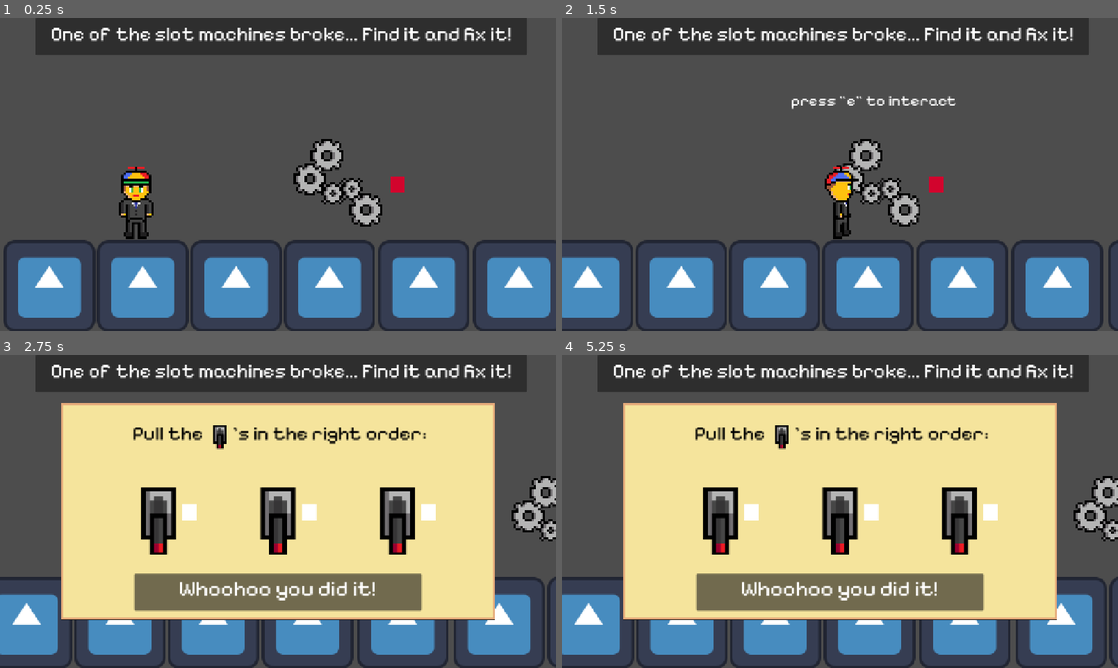
Above: before the commit, frames 1-4 (two rows, left to right).
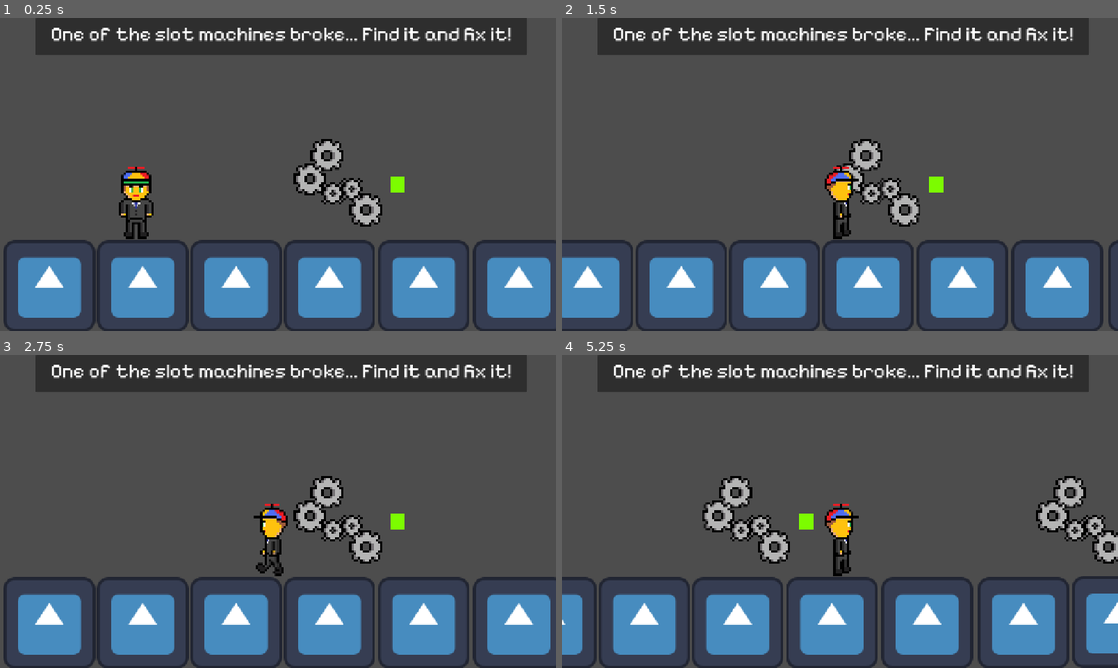
Above: after the commit, the same moments.

Repository: Chrisieee/very-serious-game
Game: Godot game, scene res://scenes/level_1.tscn
Same seed, same stepped clock (60 frames per second), same inputs: the game is played once before the commit and once after it. The engine's default icon, where the game draws it, is replaced by a stand-in: a white triangle on a blue panel in a dark square.
Inputs:
- Up to frame 1 (0.25 s): no input
- Up to frame 2 (1.5 s): hold D (right) from 0.53 s (still down); tap E (interact) at 0.6, 1.35 s
- Up to frame 3 (2.75 s): tap E (interact) at 2, 2.1 s; release D (right) at 2.03 s; hold A (left) from 2.03 s (still down)
- Up to frame 4 (5.25 s): tap E (interact) at 2.75, 2.85, 3.5, 3.6, 4.25, 4.35, 5, 5.1 s; release A (left) at 2.78 s; hold D (right) 2.78-4.28 s; hold A (left) 4.28-5.03 s; hold D (right) from 5.03 s (still down)

The runs differ from the first frame. In frame 1, 0.1% of the frame differs, in the area x 70-73%, y 50-56%; in frame 2, 0.5%; in frame 3, 62%; in frame 4, 65%, in the area x 0-100%, y 15-100%.

Commit message:
Draden minigame werkt!

Diff:
--- a/parts/win_popup.tscn
+++ b/parts/win_popup.tscn
@@ -31,5 +31,5 @@
 [node name="RichTextLabel" type="RichTextLabel" parent="MarginContainer" unique_id=95739605]
 layout_mode = 2
 bbcode_enabled = true
-text = "[font_size=50]Whoohoo you did it!"
+text = "[font_size=50]You fixed the slot machine!"
 horizontal_alignment = 1
--- a/scenes/level_1.tscn
+++ b/scenes/level_1.tscn
@@ -1,6 +1,5 @@
 [gd_scene format=3 uid="uid://b7wpa27d27wsh"]
 
-[ext_resource type="Script" uid="uid://c40k20q5b6r6v" path="res://scripts/level_1.gd" id="1_4nkto"]
 [ext_resource type="PackedScene" uid="uid://d2h0o4hste43r" path="res://parts/player.tscn" id="1_014kd"]
 [ext_resource type="PackedScene" uid="uid://b0vnlhsyvpw4g" path="res://parts/gears.tscn" id="2_bswci"]
 [ext_resource type="Script" uid="uid://mcy5npn5bpup" path="res://scripts/minigame_container.gd" id="3_rus8k"]
@@ -12,7 +11,6 @@
 size = Vector2(218.5, 211)
 
 [node name="level1" type="Node2D" unique_id=2074154245]
-script = ExtResource("1_4nkto")
 
 [node name="gears3" parent="." unique_id=1277832161 instance=ExtResource("2_bswci")]
 position = Vector2(2420, 480)
--- a/scenes/minigames/gear_minigame.tscn
+++ b/scenes/minigames/gear_minigame.tscn
@@ -29,5 +29,6 @@
 horizontal_alignment = 1
 
 [node name="winPopup" parent="Window" unique_id=1499180358 instance=ExtResource("2_7tmqv")]
+visible = false
 offset_top = -106.0
 offset_bottom = -21.0
--- a/scenes/minigames/lever_minigame.tscn
+++ b/scenes/minigames/lever_minigame.tscn
@@ -108,5 +108,6 @@
 horizontal_alignment = 1
 
 [node name="winPopup" parent="Window" unique_id=1499180358 instance=ExtResource("6_hr7dq")]
+visible = false
 offset_top = -106.0
 offset_bottom = -21.0
--- a/scenes/minigames/plug_minigame.tscn
+++ b/scenes/minigames/plug_minigame.tscn
@@ -29,5 +29,6 @@
 horizontal_alignment = 1
 
 [node name="winPopup" parent="Window" unique_id=1499180358 instance=ExtResource("2_80ipq")]
+visible = false
 offset_top = -106.0
 offset_bottom = -21.0
--- a/scenes/minigames/wire_minigame.tscn
+++ b/scenes/minigames/wire_minigame.tscn
@@ -3,6 +3,11 @@
 [ext_resource type="Script" uid="uid://c7cf66cuj55fw" path="res://scripts/wire_minigame.gd" id="1_j35fn"]
 [ext_resource type="Texture2D" uid="uid://b36djhn8xihgn" path="res://src/images/screen.png" id="1_rasex"]
 [ext_resource type="PackedScene" uid="uid://1ivogitwgck0" path="res://parts/win_popup.tscn" id="2_rasex"]
+[ext_resource type="Script" uid="uid://brm0voaepam6f" path="res://scripts/wire_end_left.gd" id="4_qctsc"]
+[ext_resource type="Script" uid="uid://b5lcwvm1ki07w" path="res://scripts/wire_end_right.gd" id="5_xa282"]
+
+[sub_resource type="LabelSettings" id="LabelSettings_xa282"]
+font_size = 20
 
 [node name="wire_minigame" type="Node2D" unique_id=388543699]
 script = ExtResource("1_j35fn")
@@ -25,9 +30,190 @@
 offset_right = 996.0
 offset_bottom = 117.0
 bbcode_enabled = true
-text = "[color=black][font_size=45] ?"
-horizontal_alignment = 1
+text = "[color=black][font_size=45] Connect the wires"
+horizontal_alignment = 1
+
+[node name="leftWireEnds" type="Control" parent="Window" unique_id=709011566]
+layout_mode = 3
+anchors_preset = 0
+offset_left = 225.0
+offset_right = 265.0
+offset_bottom = 40.0
+
+[node name="wireEnd" type="TextureButton" parent="Window/leftWireEnds" unique_id=2087466633]
+layout_mode = 0
+offset_top = 150.0
+offset_right = 40.0
+offset_bottom = 190.0
+script = ExtResource("4_qctsc")
+
+[node name="ColorRect" type="ColorRect" parent="Window/leftWireEnds/wireEnd" unique_id=1998408919]
+layout_mode = 1
+offset_right = 40.0
+offset_bottom = 40.0
+mouse_filter = 2
+
+[node name="Marker2D" type="Marker2D" parent="Window/leftWireEnds/wireEnd" unique_id=862331912]
+position = Vector2(20, 20)
+
+[node name="Label" type="Label" parent="Window/leftWireEnds/wireEnd" unique_id=268309224]
+layout_mode = 1
+anchors_preset = 15
+anchor_right = 1.0
+anchor_bottom = 1.0
+grow_horizontal = 2
+grow_vertical = 2
+text = "X"
+label_settings = SubResource("LabelSettings_xa282")
+horizontal_alignment = 1
+vertical_alignment = 1
+
+[node name="wireEnd2" type="TextureButton" parent="Window/leftWireEnds" unique_id=924912343]
+layout_mode = 0
+offset_top = 225.0
+offset_right = 40.0
+offset_bottom = 265.0
+script = ExtResource("4_qctsc")
+
+[node name="ColorRect" type="ColorRect" parent="Window/leftWireEnds/wireEnd2" unique_id=1400471933]
+layout_mode = 1
+offset_right = 40.0
+offset_bottom = 40.0
+mouse_filter = 2
+
+[node name="Marker2D" type="Marker2D" parent="Window/leftWireEnds/wireEnd2" unique_id=309437803]
+position = Vector2(20, 20)
+
+[node name="Label" type="Label" parent="Window/leftWireEnds/wireEnd2" unique_id=1172223734]
+layout_mode = 1
+anchors_preset = 15
+anchor_right = 1.0
+anchor_bottom = 1.0
+grow_horizontal = 2
+grow_vertical = 2
+text = "X"
+label_settings = SubResource("LabelSettings_xa282")
+horizontal_alignment = 1
+vertical_alignment = 1
+
+[node name="wireEnd3" type="TextureButton" parent="Window/leftWireEnds" unique_id=2010495096]
+layout_mode = 0
+offset_top = 300.0
+offset_right = 40.0
+offset_bottom = 340.0
+script = ExtResource("4_qctsc")
+
+[node name="ColorRect" type="ColorRect" parent="Window/leftWireEnds/wireEnd3" unique_id=1150373126]
+layout_mode = 1
+offset_right = 40.0
+offset_bottom = 40.0
+mouse_filter = 2
+
+[node name="Marker2D" type="Marker2D" parent="Window/leftWireEnds/wireEnd3" unique_id=994459356]
+position = Vector2(20, 20)
+
+[node name="Label" type="Label" parent="Window/leftWireEnds/wireEnd3" unique_id=494267380]
+layout_mode = 1
+anchors_preset = 15
+anchor_right = 1.0
+anchor_bottom = 1.0
+grow_horizontal = 2
+grow_vertical = 2
+text = "X"
+label_settings = SubResource("LabelSettings_xa282")
+horizontal_alignment = 1
+vertical_alignment = 1
+
+[node name="rightWireEnds" type="Control" parent="Window" unique_id=1521073040]
+layout_mode = 3
+anchors_preset = 0
+offset_left = 725.0
+offset_right = 765.0
+offset_bottom = 40.0
+
+[node name="wireEnd" type="TextureButton" parent="Window/rightWireEnds" unique_id=966880182]
+layout_mode = 0
+offset_top = 150.0
+offset_right = 40.0
+offset_bottom = 190.0
+script = ExtResource("5_xa282")
+
+[node name="ColorRect" type="ColorRect" parent="Window/rightWireEnds/wireEnd" unique_id=379188318]
+layout_mode = 1
+offset_right = 40.0
+offset_bottom = 40.0
+mouse_filter = 2
+
+[node name="Marker2D" type="Marker2D" parent="Window/rightWireEnds/wireEnd" unique_id=1496465227]
+position = Vector2(20, 20)
+
+[node name="Label" type="Label" parent="Window/rightWireEnds/wireEnd" unique_id=396341645]
+layout_mode = 1
+anchors_preset = 15
+anchor_right = 1.0
+anchor_bottom = 1.0
+grow_horizontal = 2
+grow_vertical = 2
+text = "X"
+label_settings = SubResource("LabelSettings_xa282")
+horizontal_alignment = 1
+vertical_alignment = 1
+
+[node name="wireEnd2" type="TextureButton" parent="Window/rightWireEnds" unique_id=1371387132]
+layout_mode = 0
+offset_top = 225.0
+offset_right = 40.0
+offset_bottom = 265.0
+script = ExtResource("5_xa282")
+
+[node name="ColorRect" type="ColorRect" parent="Window/rightWireEnds/wireEnd2" unique_id=1317321464]
+layout_mode = 1
+offset_right = 40.0
+offset_bottom = 40.0
+mouse_filter = 2
+
+[node name="Marker2D" type="Marker2D" parent="Window/rightWireEnds/wireEnd2" unique_id=1802669374]
+position = Vector2(20, 20)
+
+[node name="Label" type="Label" parent="Window/rightWireEnds/wireEnd2" unique_id=1534104987]
+layout_mode = 1
+anchors_preset = 15
+anchor_right = 1.0
+anchor_bottom = 1.0
+grow_horizontal = 2
+grow_vertical = 2
+text = "X"
+label_settings = SubResource("LabelSettings_xa282")
+horizontal_alignment = 1
+vertical_alignment = 1
+
+[node name="wireEnd3" type="TextureButton" parent="Window/rightWireEnds" unique_id=2049812868]
+layout_mode = 0
+offset_top = 300.0
+offset_right = 40.0
+offset_bottom = 340.0
+script = ExtResource("5_xa282")
+
+[node name="ColorRect" type="ColorRect" parent="Window/rightWireEnds/wireEnd3" unique_id=375405511]
+layout_mode = 1
+offset_right = 40.0
+offset_bottom = 40.0
+mouse_filter = 2
+
+[node name="Marker2D" type="Marker2D" parent="Window/rightWireEnds/wireEnd3" unique_id=164757788]
+position = Vector2(20, 20)
+
+[node name="Label" type="Label" parent="Window/rightWireEnds/wireEnd3" unique_id=1233719417]
+layout_mode = 1
+anchors_preset = 15
+anchor_right = 1.0
+anchor_bottom = 1.0
+grow_horizontal = 2
+grow_vertical = 2
+text = "X"
+label_settings = SubResource("LabelSettings_xa282")
+horizontal_alignment = 1
+vertical_alignment = 1
 
 [node name="winPopup" parent="Window" unique_id=1499180358 instance=ExtResource("2_rasex")]
-offset_top = -106.0
-offset_bottom = -21.0
+visible = false
--- a/scripts/game_manager.gd
+++ b/scripts/game_manager.gd
@@ -4,18 +4,21 @@
 var brokenMachine
 
 func _ready():
+	await get_tree().process_frame #hij wacht 1 frame zodat alles laad
 	machines = get_tree().get_nodes_in_group("machines")
-	await get_tree().process_frame
 	break_machine()
 
 func break_machine():
 	var rng = RandomNumberGenerator.new()
-	var number = rng.randi_range(1, 3)
+	var number = rng.randi_range(1, machines.size())
 
 	for machine in machines:
+		print(machine)
 		if machine.machineId == number:
 			machine.change_working_state(false)
 			brokenMachine = number
+			print("---- Machine Broken ----")
+			print(brokenMachine)
 
 	get_tree().get_first_node_in_group("break_popup").show_popup()
 
@@ -24,6 +27,8 @@
 		if machine.machineId == brokenMachine:
 			machine.change_working_state(true)
 			brokenMachine = null
+			print("---- Machine Fixed ----")
+			print(brokenMachine)
 
 	get_tree().get_first_node_in_group("break_popup").close_popup()
 
--- a/scripts/lever_minigame.gd
+++ b/scripts/lever_minigame.gd
@@ -7,7 +7,7 @@
 func _ready():
 	window.close_requested.connect(_on_close_requested)
 
-	correctSequence.shuffle()
+	correctSequence.shuffle() #geeft een random volgorde
 	print(correctSequence)
 
 	var levers = get_tree().get_nodes_in_group("levers")
@@ -19,8 +19,6 @@
 	queue_free()
 
 func _on_lever_pulled(leverId):
-	print(leverId)
-
 	var levers = get_tree().get_nodes_in_group("levers")
 
 	if leverId == correctSequence[currentIndex]:
@@ -31,6 +29,7 @@
 
 		if currentIndex >= correctSequence.size():
 			get_tree().get_first_node_in_group("winPopup").visible = true
+
 			await get_tree().create_timer(1).timeout
 			GameManager.fix_machine()
 			_on_close_requested()
--- a/scripts/minigame_manager.gd
+++ b/scripts/minigame_manager.gd
@@ -3,7 +3,7 @@
 var minigames = [
 	preload("res://scenes/minigames/lever_minigame.tscn"),
 	#preload("res://scenes/minigames/gear_minigame.tscn"),
-	#preload("res://scenes/minigames/wire_minigame.tscn"),
+	preload("res://scenes/minigames/wire_minigame.tscn"),
 	#preload("res://scenes/minigames/plug_minigame.tscn"),
 ]
 
--- /dev/null
+++ b/scripts/wire_end_left.gd
@@ -0,0 +1,10 @@
+extends TextureButton
+
+var wireId
+signal click(wireId)
+
+func _ready():
+	add_to_group("wire_end_left")
+
+func _pressed():
+	click.emit(wireId)
--- /dev/null
+++ b/scripts/wire_end_right.gd
@@ -0,0 +1,10 @@
+extends TextureButton
+
+var wireId
+signal click(wireId)
+
+func _ready():
+	add_to_group("wire_end_right")
+
+func _pressed():
+	click.emit(wireId)
--- a/scripts/wire_minigame.gd
+++ b/scripts/wire_minigame.gd
@@ -2,3 +2,107 @@
 
 #Je moet de juiste draden aan elkaar koppelen (among us achtig)
 #Miss eerst met klikken om het makkelijker te maken
+
+var ids = [1, 2, 3]
+var check = []
+var correct = []
+
+func _ready():
+	await get_tree().process_frame
+	_set_up()
+
+	var wireEndsRight = get_tree().get_nodes_in_group("wire_end_right")
+	for wireEnd in wireEndsRight:
+		wireEnd.click.connect(_on_wire_click)
+
+	var wireEndsLeft = get_tree().get_nodes_in_group("wire_end_left")
+	for wireEnd in wireEndsLeft:
+		wireEnd.click.connect(_on_wire_click)
+
+func _on_close_requested():
+	MinigameManager.close_minigame()
+	queue_free()
+
+func _set_up():
+	_set_up_wire("left")
+	_set_up_wire("right")
+
+func _set_up_wire(side):
+	var wireEnds
+	match side:
+		"right":
+			wireEnds = get_tree().get_nodes_in_group("wire_end_right")
+		"left":
+			wireEnds = get_tree().get_nodes_in_group("wire_end_left")
+
+	var i = 0
+	ids.shuffle()
+
+	for wireEnd in wireEnds:
+		match ids[i]:
+			1:
+				wireEnd.get_node("ColorRect").set_color("#D2042D")
+				wireEnd.wireId = 1
+				wireEnd.get_node("Label").text = "X"
+			2:
+				wireEnd.get_node("ColorRect").set_color("#7CFC00")
+				wireEnd.wireId = 2
+				wireEnd.get_node("Label").text = "O"
+			3:
+				wireEnd.get_node("ColorRect").set_color("#0000FF")
+				wireEnd.wireId = 3
+				wireEnd.get_node("Label").text = "|"
+		i += 1
+
+func _on_wire_click(wireId):
+	print(wireId)
+	check.append(wireId)
+	var number = check.size()
+
+	if check.size() == 2:
+		if check[0] == check[1]:
+			correct.append(check[0])
+			_connect_wires(check[0])
+		else:
+			print("fail")
+
+		check.clear()
+
+func _connect_wires(id):
+	var start_pos
+	var end_pos
+	var wireEndsRight = get_tree().get_nodes_in_group("wire_end_right")
+	for wireEnd in wireEndsRight:
+		if wireEnd.wireId == id:
+			start_pos = wireEnd.get_node("Marker2D").global_position
+
+	var wireEndsLeft = get_tree().get_nodes_in_group("wire_end_left")
+	for wireEnd in wireEndsLeft:
+		if wireEnd.wireId == id:
+			end_pos = wireEnd.get_node("Marker2D").global_position
+
+	_create_wire(start_pos, end_pos, id)
+
+	if correct.size() == ids.size():
+		get_tree().get_first_node_in_group("winPopup").visible = true
+
+		await get_tree().create_timer(1).timeout
+		GameManager.fix_machine()
+		_on_close_requested()
+
+func _create_wire(start_pos: Vector2, end_pos: Vector2, id):
+	var line = Line2D.new()
+
+	line.width = 30
+	match id:
+			1:
+				line.default_color = "#D2042D"
+			2:
+				line.default_color = "#7CFC00"
+			3:
+				line.default_color = "#0000FF"
+
+	line.add_point(line.to_local(start_pos))
+	line.add_point(line.to_local(end_pos))
+
+	$Window.add_child(line)
Not shown, added: scripts/wire_end_left.gd.uid
Not shown, added: scripts/wire_end_right.gd.uid
Binary file changed: src/images/screen.png
